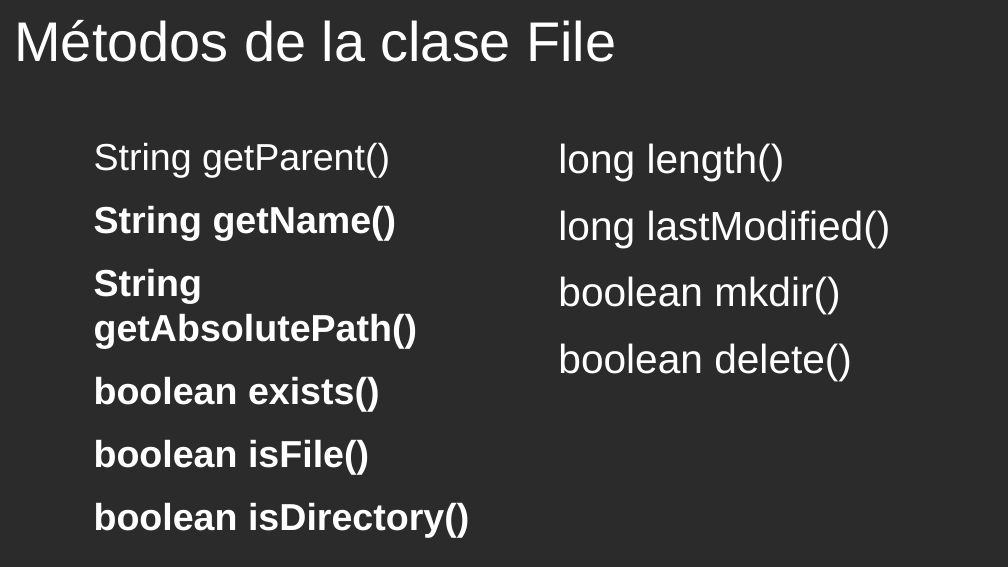
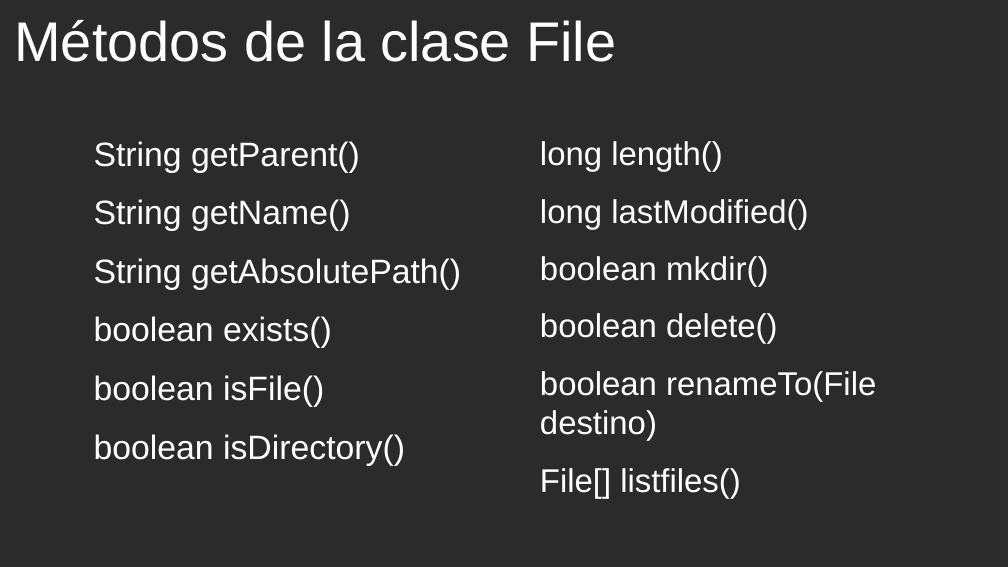
Before and after one commit to cmorenoruiz/ApuntesProgramacion, a slide deck: slide 9 of Unidad 11 Ficheros/Clase Files Presentación para clase.odp (slide 7 before the commit). Drawn at 1008x567 pixels with LibreOffice and Linux fonts; fonts in the diff are those of the drawing; background and template pictures are left out; a plain dark background stands for a picture behind light text. Boxes give left, top, right and bottom in pixels: in the first picture for what was removed or moved away, otherwise in the second. Text is boxed around its words. In the diff, an @@ line names an element or a change of style, - is before the commit and + after.

```diff
--- a/Unidad 11 Ficheros/Clase Files Presentación para clase.odp
+++ b/Unidad 11 Ficheros/Clase Files Presentación para clase.odp
@@ text "String getParent()" at box(94, 141, 461, 465): size 29.6 to 26.6 pt; bold off in "String getName()", "String getAbsolutePath()", "boolean exists()", "boolean isFile()" and 1 more places @@
@@ text "long length()": place and size @@
-text "long length()" at box(558, 143, 891, 381)
+text "long length()" at box(540, 141, 876, 499)
@@ text at box(540, 141, 808, 344): size 32 to 25.9 pt in "long length()", "long lastModified()", "boolean mkdir()", "boolean delete()" @@
@@ text at box(540, 371, 876, 499): paragraphs added @@
+boolean renameTo(File destino)
+File[] listfiles()
```
Also in this commit, not shown: 2 other slides changed, 5 slides added, 1 slide removed.
